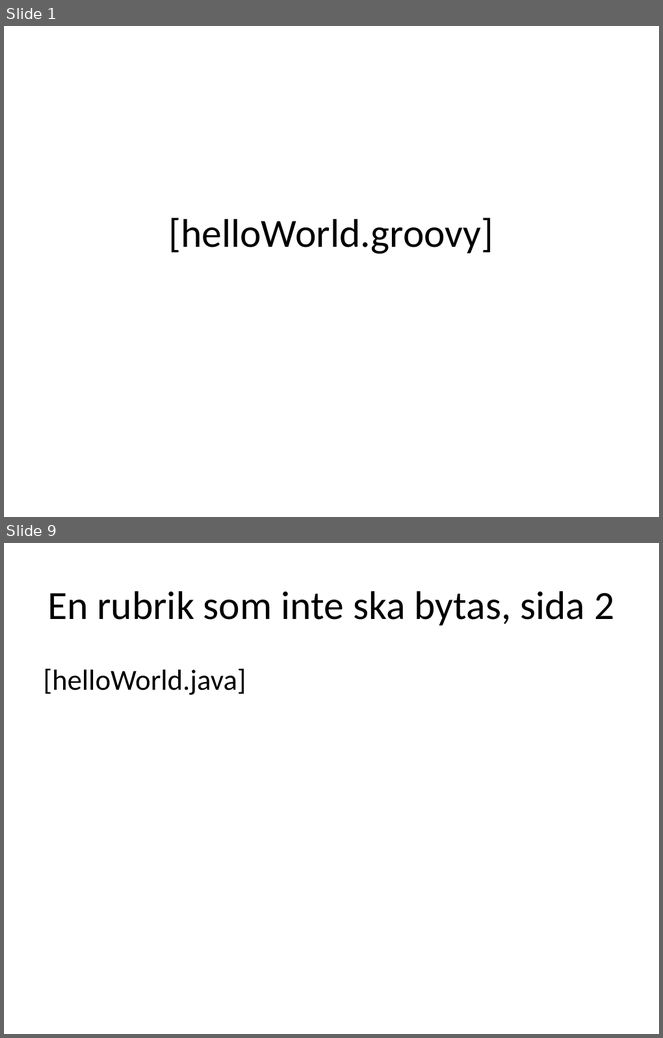
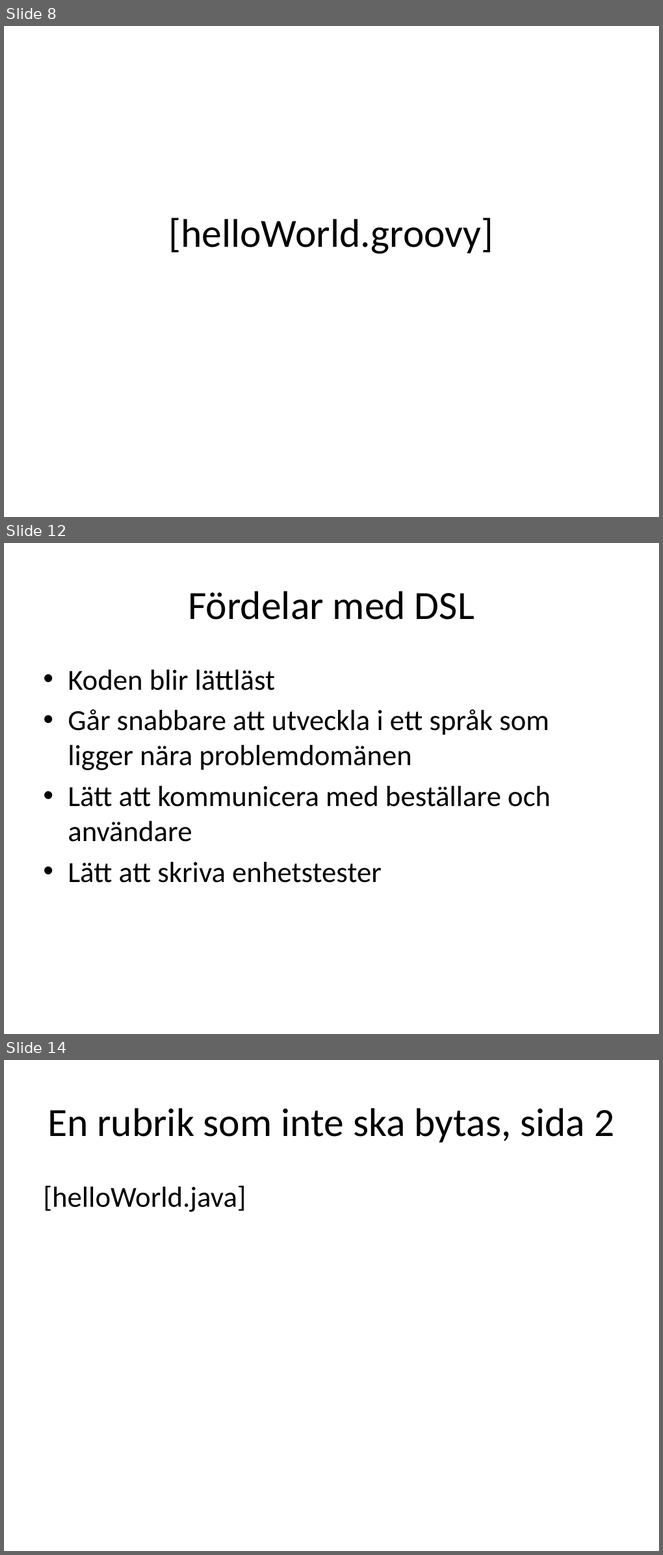
Before and after one commit to me97esn/groovyseminarium, a slide deck: groovyseminarie/dokument/groovyseminarium_source.pptx. Shown one above the other, each under a label of ours: slides 1 and 9 before the commit, slides 8, 12 and 14 after it; the slides between them are not shown. The pictures are 663x1038 and 663x1555 pixels, drawn with LibreOffice and Linux fonts; fonts in the diff are those of the drawing. Boxes give left, top, right and bottom in pixels: in the first picture for what was removed or moved away, otherwise in the second. Text is boxed around its words. In the diff, an @@ line names an element or a change of style, - is before the commit and + after.

Commit message:
lagt till lite text

```diff
--- a/groovyseminarie/dokument/groovyseminarium_source.pptx
+++ b/groovyseminarie/dokument/groovyseminarium_source.pptx
@@ slide 12 added at box(4, 543, 659, 1034), background #FFFFFF @@
@@ title added at box(188, 591, 475, 620), 44 pt, text #000000 @@
+Fördelar med DSL
@@ text added at box(68, 670, 551, 883), 32 pt, text #000000 @@
+• Koden blir lättläst
+• Går snabbare att utveckla i ett språk som ligger nära problemdomänen
+• Lätt att kommunicera med beställare och användare
+• Lätt att skriva enhetstester
@@ what was slide 1 is now slide 8 @@
@@ what was slide 9 is now slide 14 @@
```
Also in this commit, not shown: 2 slides changed, 5 other slides added, 1 slide removed.
